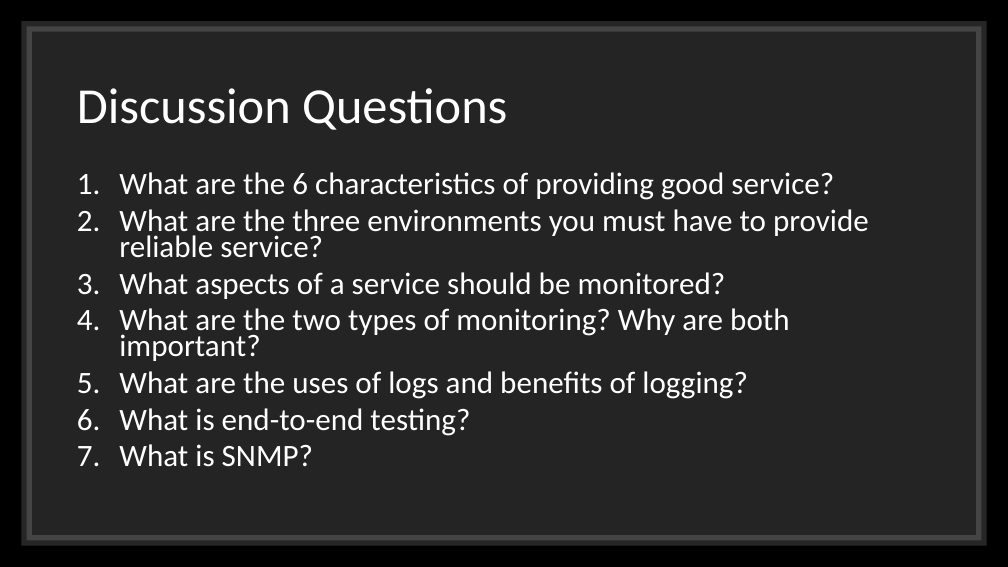
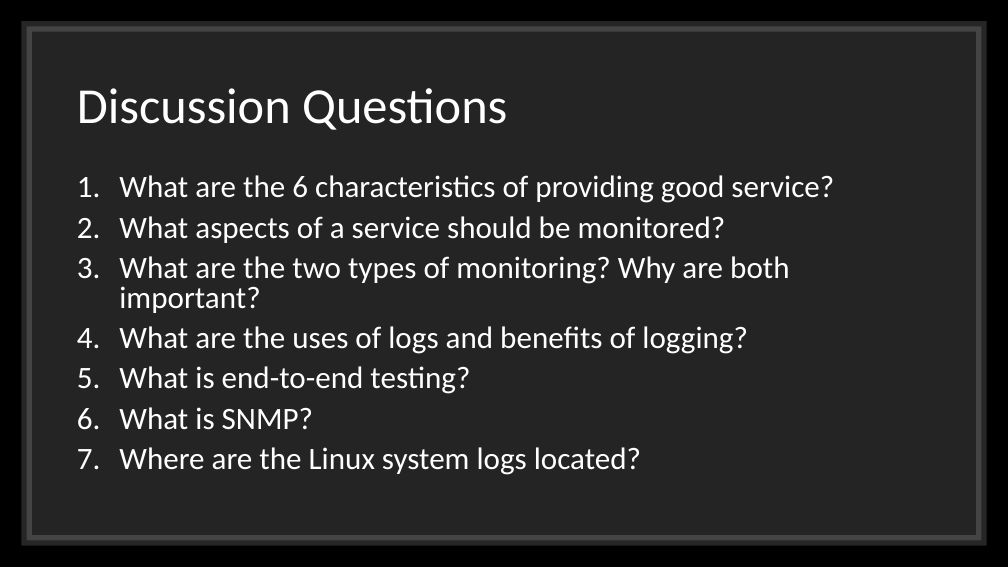
Before and after one commit to orstewar/ist346-content, a slide deck: slide 3 of content/10-services-monitoring-logging.pptx. Drawn at 1008x567 pixels with LibreOffice and Linux fonts; fonts in the diff are those of the drawing. Boxes give left, top, right and bottom in pixels: in the first picture for what was removed or moved away, otherwise in the second. Text is boxed around its words. In the diff, an @@ line names an element or a change of style, - is before the commit and + after.

```diff
--- a/content/10-services-monitoring-logging.pptx
+++ b/content/10-services-monitoring-logging.pptx
@@ text at bbox=[119, 175, 834, 430]: line spacing 0.7 to 0.8 @@
@@ text at bbox=[119, 209, 869, 258]: paragraph removed @@
-2. What are the three environments you must have to provide reliable service?
@@ text at bbox=[119, 447, 641, 475]: paragraph added @@
+7. Where are the Linux system logs located?
```
Also in this commit, not shown: 17 other slides changed, 1 slide removed, 2 other files.
